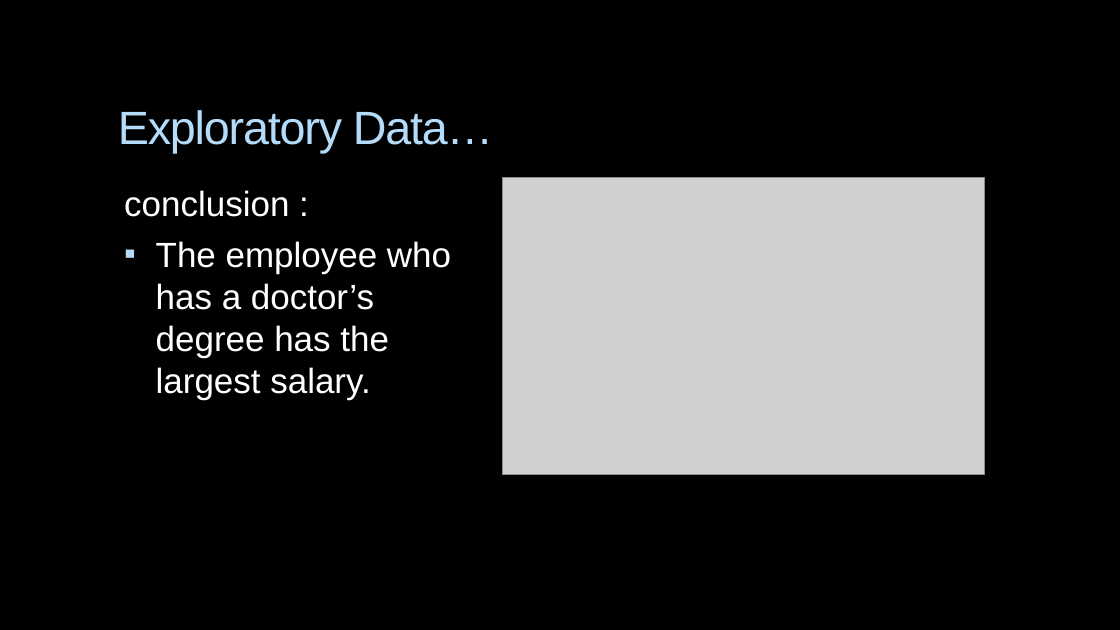
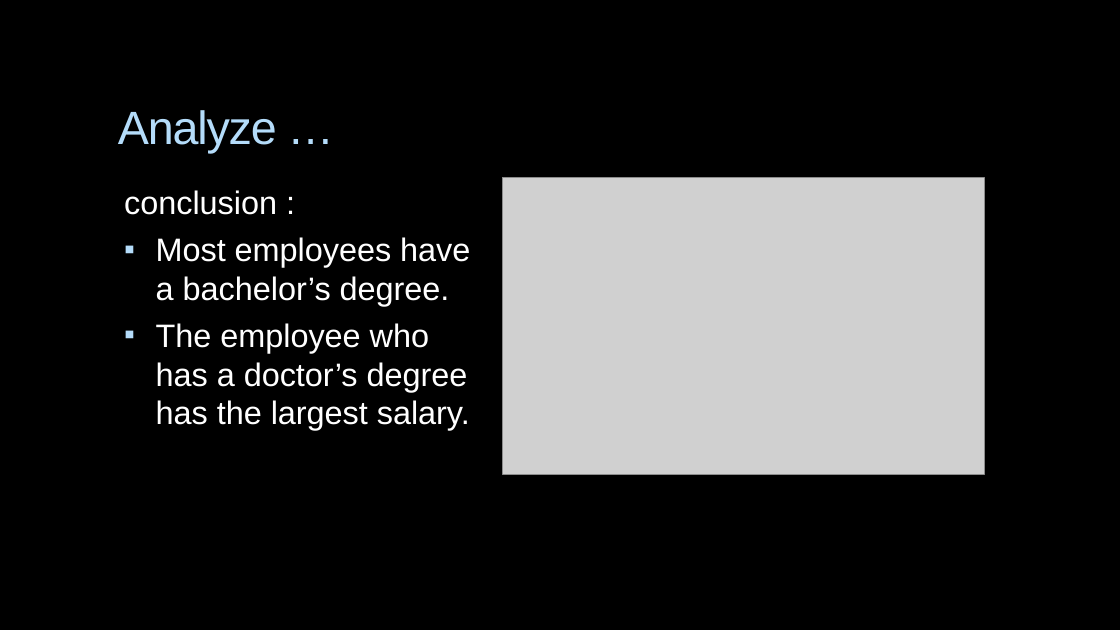
Before and after one commit to aya1fouad/Power_BI_Dashboards, a slide deck: slide 12 of Anayzing_IBM_HR_Employee_Attrition/HR Employees Attrition.pptx (slide 11 before the commit). Drawn at 1120x630 pixels with LibreOffice and Linux fonts; fonts in the diff are those of the drawing; grey boxes stand for pictures; background and template pictures are left out. Boxes give left, top, right and bottom in pixels: in the first picture for what was removed or moved away, otherwise in the second. Text is boxed around its words. In the diff, an @@ line names an element or a change of style, - is before the commit and + after.

```diff
--- a/Anayzing_IBM_HR_Employee_Attrition/HR Employees Attrition.pptx
+++ b/Anayzing_IBM_HR_Employee_Attrition/HR Employees Attrition.pptx
@@ title at (x1=118, y1=110, x2=277, y2=153): text changed @@
-Exploratory Data…
+Analyze …
@@ text at (x1=124, y1=190, x2=470, y2=431): size 30 to 27.8 pt in "conclusion :", "The employee who has a doctor’s degree ..." @@
@@ text at (x1=156, y1=237, x2=470, y2=306): paragraph added @@
+▪ Most employees have a bachelor’s degree.
```
Also in this commit, not shown: 17 other slides changed, 1 slide added, 1 other file.
